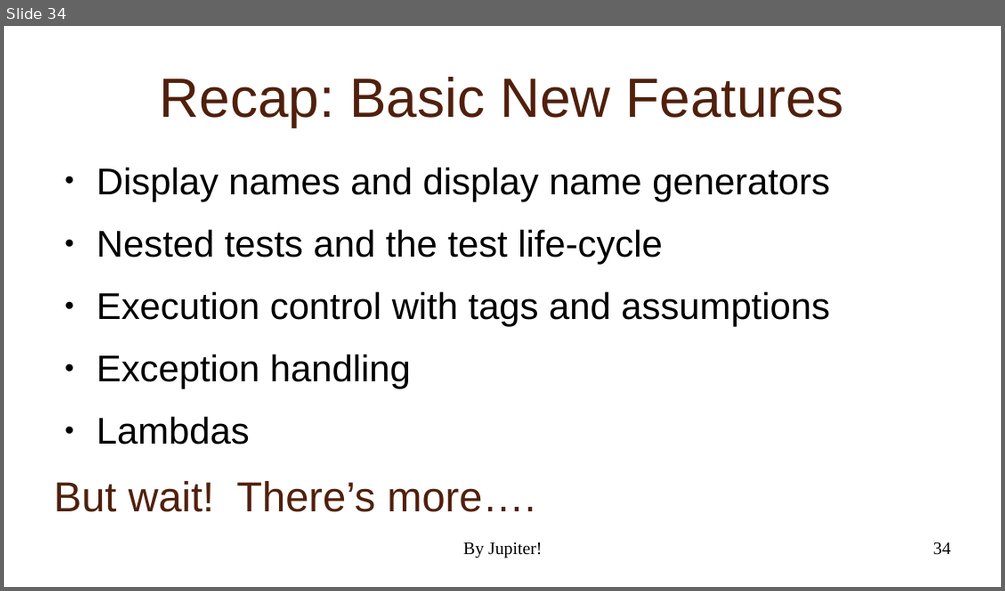
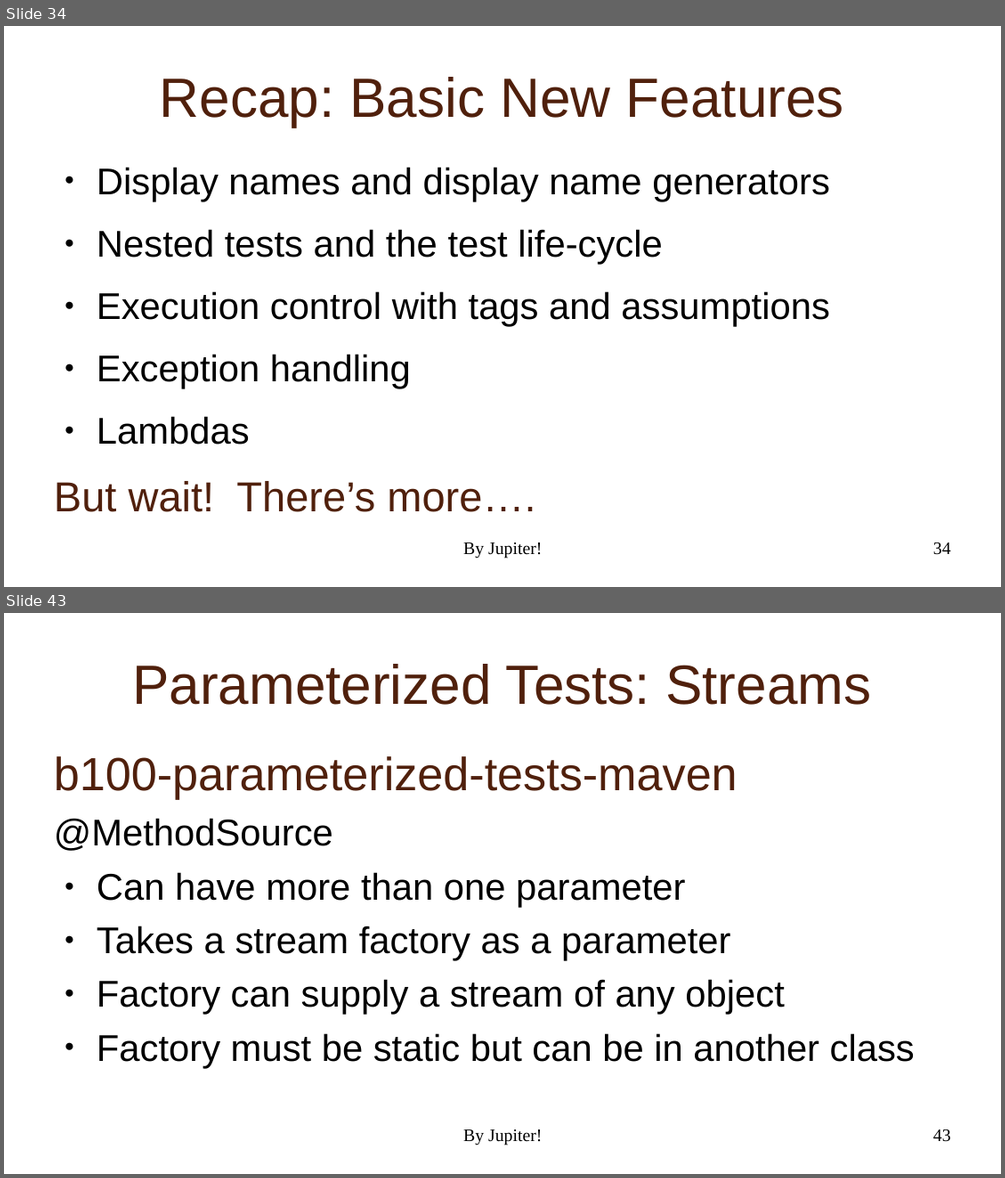
Before and after one commit to NextPoorSlob/JUnit5-Presentation-Sample-Code, a slide deck: ByJupiter.odp. Shown one above the other, each under a label of ours: slide 34 before the commit, slides 34 and 43 after it; the slides between them are not shown. The pictures are 1005x591 and 1005x1178 pixels, drawn with LibreOffice and Linux fonts; fonts in the diff are those of the drawing; background and template pictures are left out. Boxes give left, top, right and bottom in pixels: in the first picture for what was removed or moved away, otherwise in the second. Text is boxed around its words. In the diff, an @@ line names an element or a change of style, - is before the commit and + after.

```diff
--- a/ByJupiter.odp
+++ b/ByJupiter.odp
@@ slide 43 added at box(4, 613, 1001, 1174), background picture (left out); not listed: 1 template element that a slide beside it also shows @@
@@ title added at box(132, 664, 871, 705), 44 pt, text #50200C @@
+Parameterized Tests: Streams
@@ text added at box(54, 756, 914, 1068), 29.6 pt, text #000000 @@
+b100-parameterized-tests-maven
+@MethodSource
+● Can have more than one parameter
+● Takes a stream factory as a parameter
+● Factory can supply a stream of any object
+● Factory must be static but can be in another class
@@ text added at box(463, 1129, 542, 1145), 14 pt, text #000000 @@
+By Jupiter!
```
Also in this commit, not shown: 4 slides changed, 18 other slides added, 1 other file.
